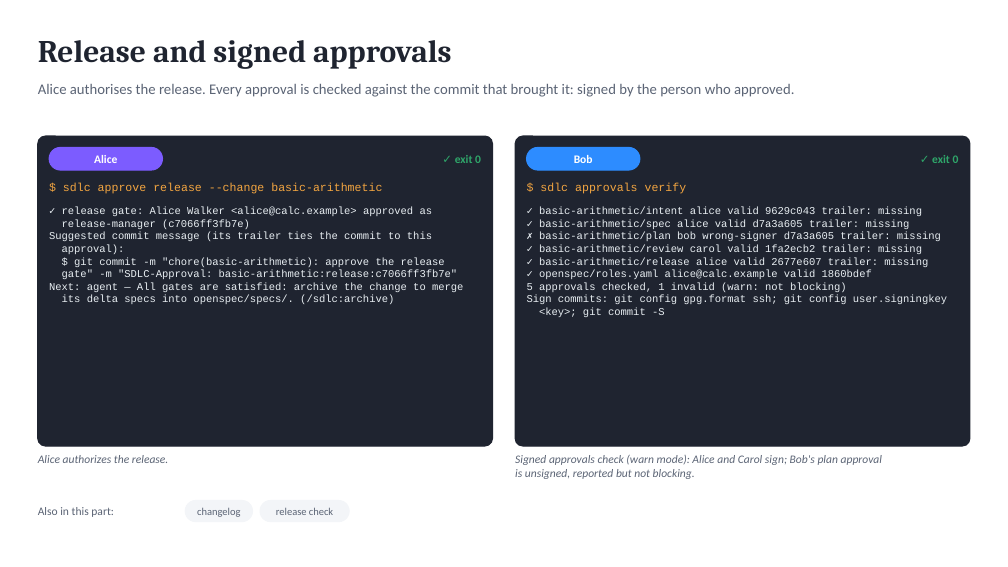
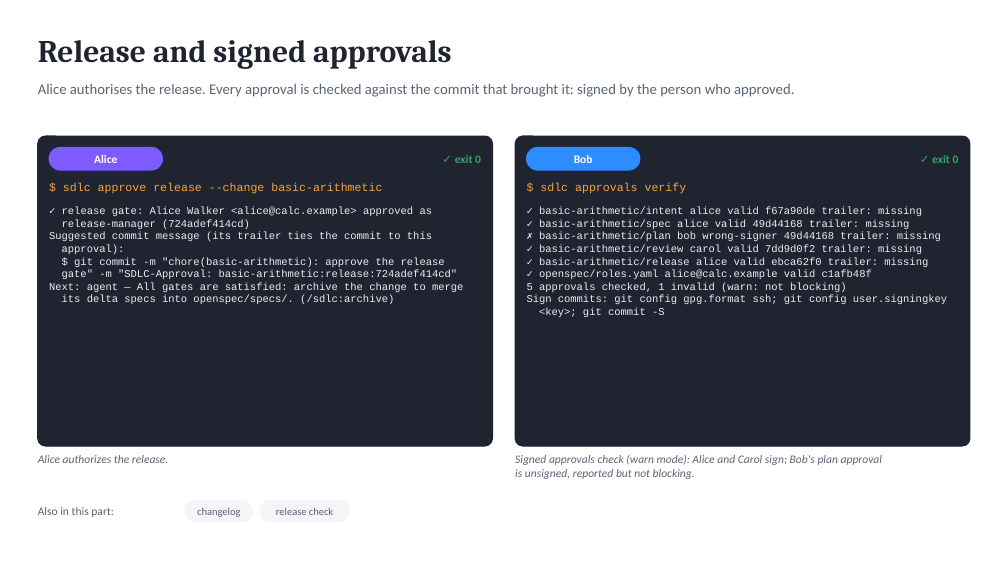
Before and after one commit to marin-ai-tech/sdlc, a slide deck: slide 13 of docs/demo/sdlc-calculator-demo.en.pptx. Drawn at 1008x567 pixels with LibreOffice and Linux fonts; fonts in the diff are those of the drawing. Boxes give left, top, right and bottom in pixels: in the first picture for what was removed or moved away, otherwise in the second. Text is boxed around its words. In the diff, an @@ line names an element or a change of style, - is before the commit and + after.

```diff
--- a/docs/demo/sdlc-calculator-demo.en.pptx
+++ b/docs/demo/sdlc-calculator-demo.en.pptx
@@ text at [539,207,941,279]: text changed @@
-✓ basic-arithmetic/intent alice valid 9629c043 trailer: missing
-✓ basic-arithmetic/spec alice valid d7a3a605 trailer: missing
-✗ basic-arithmetic/plan bob wrong-signer d7a3a605 trailer: missing
-✓ basic-arithmetic/review carol valid 1fa2ecb2 trailer: missing
-✓ basic-arithmetic/release alice valid 2677e607 trailer: missing
-✓ openspec/roles.yaml alice@calc.example valid 1860bdef
+✓ basic-arithmetic/intent alice valid f67a90de trailer: missing
+✓ basic-arithmetic/spec alice valid 49d44168 trailer: missing
+✗ basic-arithmetic/plan bob wrong-signer 49d44168 trailer: missing
+✓ basic-arithmetic/review carol valid 7dd9d0f2 trailer: missing
+✓ basic-arithmetic/release alice valid ebca62f0 trailer: missing
+✓ openspec/roles.yaml alice@calc.example valid c1afb48f
@@ text at [62,220,250,229]: text changed @@
-release-manager (c7066ff3fb7e)
+release-manager (724adef414cd)
@@ text at [62,270,458,279]: text changed @@
-gate" -m "SDLC-Approval: basic-arithmetic:release:c7066ff3fb7e"
+gate" -m "SDLC-Approval: basic-arithmetic:release:724adef414cd"
```
Also in this commit, not shown: 5 other slides changed, 35 other files.
